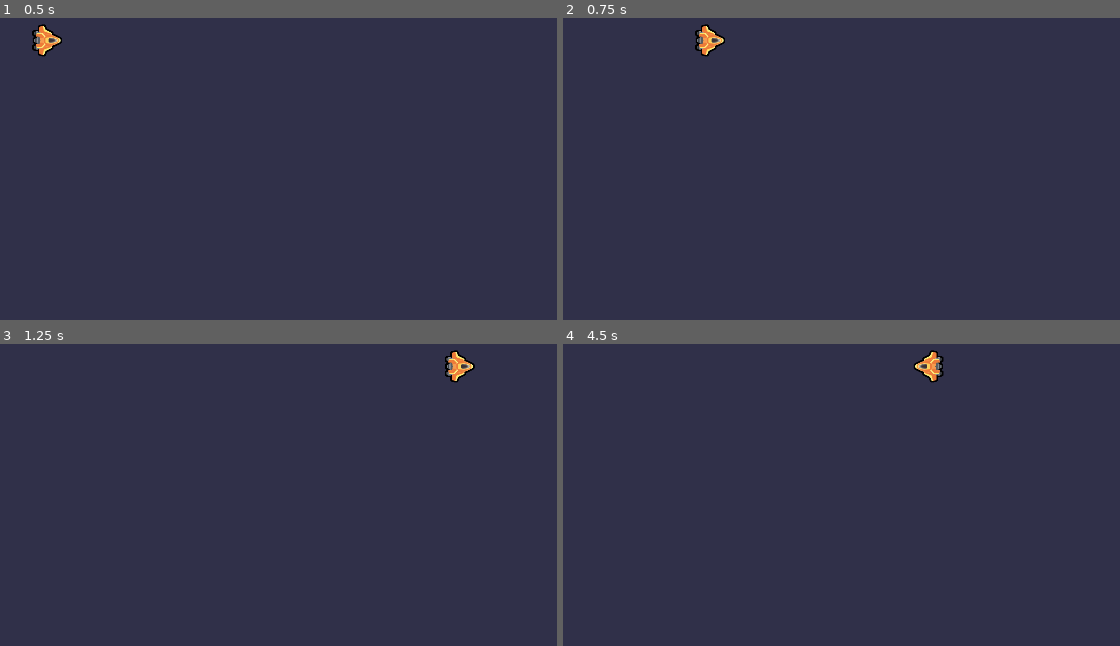
Above: before the commit, frames 1-4 (two rows, left to right).
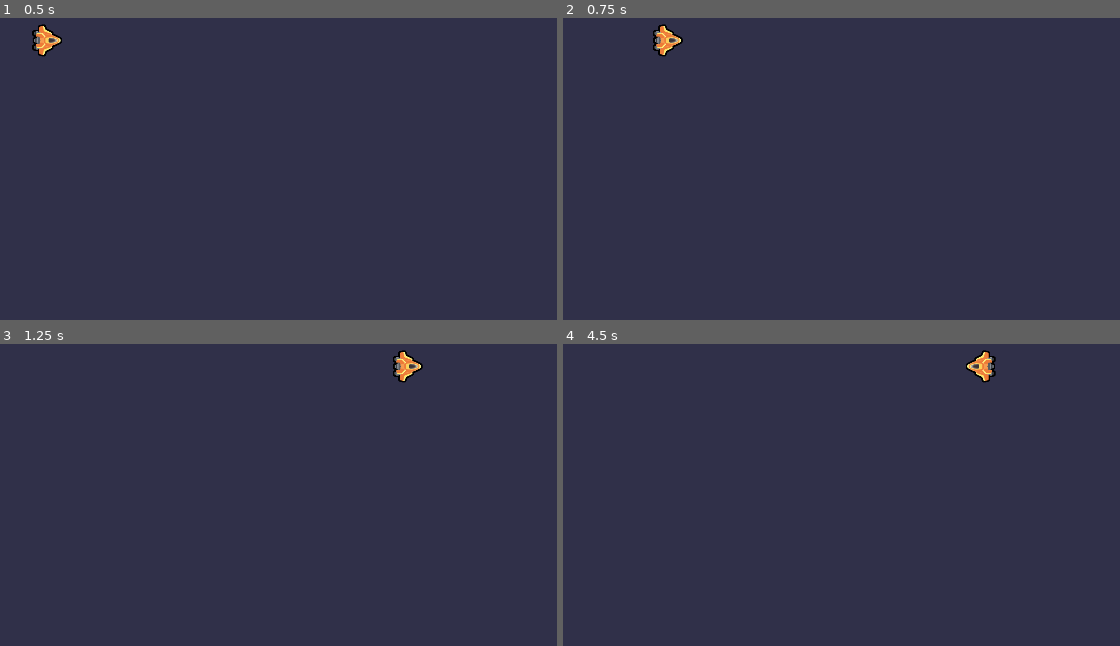
Above: after the commit, the same moments.

Repository: keliang5/2d-GameDev-Course
Game: Godot game, scene res://lessons/ship.tscn
The game is run twice, just before and just after one commit, with the same random seed, the same clock (stepped at 60 frames per second) and the same inputs.
Inputs:
- Up to frame 1 (0.5 s): no input
- Up to frame 2 (0.75 s): tap Enter at 0.5 s; hold D (move_right) from 0.53 s (still down); tap Space (boost) at 0.6 s
- Up to frame 3 (1.25 s): keep holding D (move_right)
- Up to frame 4 (4.5 s): release D (move_right) at 1.28 s; hold S (move_down) 1.28-2.03 s; tap Space (boost) at 1.35, 2.1, 2.75, 2.85, 3.6, 4.35 s; hold D (move_right) 2.03-2.78 s; hold W (move_up) 2.78-3.53 s; tap Enter at 3.5 s; hold A (move_left) from 3.53 s (still down)

Frame 1 is identical in both runs. In frame 2, 0.7% of the frame differs, in the area x 16-30%, y 1-13%; in frame 3, 0.7%; in frame 4, 0.7%.

Commit message:
L5 and practice completed

Diff:
--- a/04.to_space_and_beyond_workbook/lessons/ship.gd
+++ b/04.to_space_and_beyond_workbook/lessons/ship.gd
@@ -3,7 +3,8 @@
 var max_speed :=600.0
 var velocity :=Vector2(0, 0)
 var boost_speed := 1500.0
-var normal_speed = 600.0
+var normal_speed := 600.0
+var steering_factor := 10.0
 
 func _process(delta: float) -> void:
 	var direction := Vector2(0, 0)
@@ -16,8 +17,9 @@
 	if direction.length() > 1.0:
 		direction = direction.normalized()
 
-
-	velocity = direction * max_speed
+	var desired_velocity := max_speed * direction
+	var steering_vector := desired_velocity - velocity
+	velocity += steering_factor * steering_vector * delta
 	position += velocity * delta
 	if direction.length() > 0.0:
 		rotation = velocity.angle()
--- a/04.to_space_and_beyond_workbook/practices/L4.P1.boosting_circle/boosting_circle.gd
+++ b/04.to_space_and_beyond_workbook/practices/L4.P1.boosting_circle/boosting_circle.gd
@@ -19,6 +19,8 @@
 		max_speed = boost_speed
 		get_node("Timer").start()
 
+	var desired_velocity := max_speed * direction
+	var steeering_vector := desired_velocity - velocity
 
 	velocity = direction * max_speed
 	position += velocity * delta
--- a/04.to_space_and_beyond_workbook/practices/L5.P1.steering/steering.gd
+++ b/04.to_space_and_beyond_workbook/practices/L5.P1.steering/steering.gd
@@ -13,9 +13,11 @@
 	if direction.length() > 1.0:
 		direction = direction.normalized()
 
-	# Add code to calculate the desired velocity, the steering,
-	# and add to the current velocity before changing the position.
+	var desired_velocity := max_speed * direction
+	var steering_vector := desired_velocity - velocity
+	velocity += steering_factor * steering_vector * delta
 	position += velocity * delta
+
 
 	if direction.length() > 0.0:
 		rotation = velocity.angle()
--- a/04.to_space_and_beyond_workbook/practices/L5.P1.steering/steering.tscn
+++ b/04.to_space_and_beyond_workbook/practices/L5.P1.steering/steering.tscn
@@ -1,9 +1,9 @@
-[gd_scene load_steps=8 format=3]
+[gd_scene load_steps=8 format=3 uid="uid://ces0hl7u1ia0f"]
 
-[ext_resource type="Texture2D" path="res://assets/practice_assets/shape_ship.png" id="1_43x22"]
+[ext_resource type="Texture2D" uid="uid://d1xp2mgpkkc42" path="res://assets/practice_assets/shape_ship.png" id="1_43x22"]
 [ext_resource type="Script" path="res://practices/L5.P1.steering/steering.gd" id="2_fdpd8"]
-[ext_resource type="Texture2D" path="res://assets/practice_assets/ellipse_white.png" id="3_ovrv2"]
-[ext_resource type="Texture2D" path="res://assets/practice_assets/ellipse_yellow.png" id="4_q4dmt"]
+[ext_resource type="Texture2D" uid="uid://bkueifls7csiy" path="res://assets/practice_assets/ellipse_white.png" id="3_ovrv2"]
+[ext_resource type="Texture2D" uid="uid://ci5b253al1tus" path="res://assets/practice_assets/ellipse_yellow.png" id="4_q4dmt"]
 
 [sub_resource type="Curve" id="Curve_p40xv"]
 _data = [Vector2(0, 0.663194), 0.0, 0.0, 0, 0, Vector2(1, 0), -0.0319997, 0.0, 0, 0]
